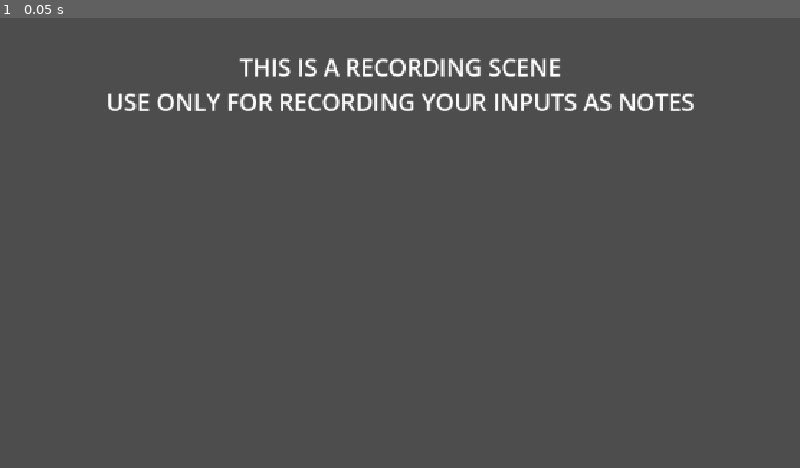
Above: before the commit, frame 1.
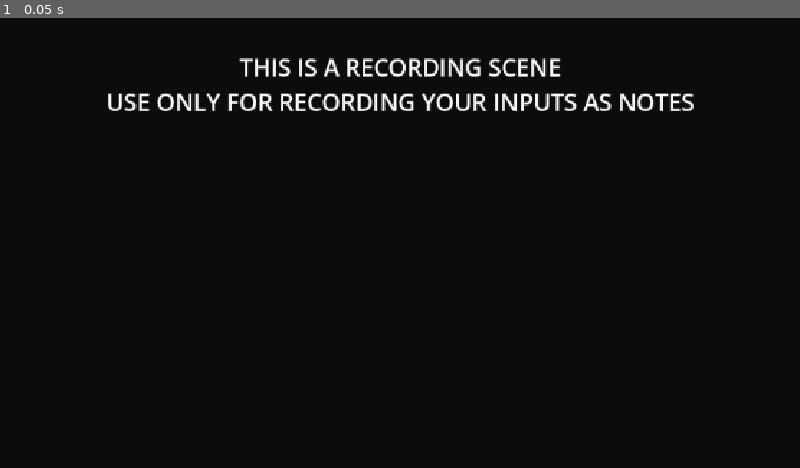
Above: after the commit, the same moment.

Repository: YugoJr/Prototype
Game: Godot game, scene res://scenes/record_scene.tscn
The game is run twice, just before and just after one commit, with the same random seed, the same clock (stepped at 60 frames per second) and the same inputs. This scene is started directly instead of the project's main scene.
Inputs:
- Up to frame 1 (0.05 s): no input

The runs differ from the first frame. In frame 1, 99% of the frame differs, in the area x 0-100%, y 0-100%.

Commit message:
removed video and cropped music for lvl 1

Diff:
--- a/project.godot
+++ b/project.godot
@@ -11,11 +11,10 @@
 [application]
 
 config/name="Prototype game"
-run/main_scene="uid://d1oew52pk3a6r"
+run/main_scene="uid://bv3dwqp0yq6lh"
 config/features=PackedStringArray("4.6", "GL Compatibility")
 boot_splash/show_image=false
 boot_splash/use_filter=false
-config/icon="res://icon.svg"
 
 [autoload]
 
--- a/scenes/record_scene.tscn
+++ b/scenes/record_scene.tscn
@@ -1,9 +1,13 @@
 [gd_scene format=3 uid="uid://bje1xs1ll5el8"]
 
 [ext_resource type="PackedScene" uid="uid://bv3dwqp0yq6lh" path="res://scenes/record_ui.tscn" id="1_oih1x"]
+[ext_resource type="AudioStream" uid="uid://dl1wyo3sht1tv" path="res://assets/music/level1.mp3" id="2_3okdn"]
 
 [node name="recordScene" type="Node2D" unique_id=1520327312]
 
 [node name="CanvasLayer" type="CanvasLayer" parent="." unique_id=874179618]
 
 [node name="recordUI" parent="CanvasLayer" unique_id=1719243649 instance=ExtResource("1_oih1x")]
+
+[node name="music" type="AudioStreamPlayer" parent="." unique_id=740096004]
+stream = ExtResource("2_3okdn")
--- a/scenes/record_ui.tscn
+++ b/scenes/record_ui.tscn
@@ -1,4 +1,6 @@
 [gd_scene format=3 uid="uid://bv3dwqp0yq6lh"]
+
+[ext_resource type="AudioStream" uid="uid://dl1wyo3sht1tv" path="res://assets/music/level1.mp3" id="1_6jy17"]
 
 [node name="recordUI" type="Control" unique_id=1719243649]
 layout_mode = 3
@@ -7,6 +9,15 @@
 anchor_bottom = 1.0
 grow_horizontal = 2
 grow_vertical = 2
+
+[node name="ColorRect" type="ColorRect" parent="." unique_id=552876083]
+layout_mode = 1
+anchors_preset = 15
+anchor_right = 1.0
+anchor_bottom = 1.0
+grow_horizontal = 2
+grow_vertical = 2
+color = Color(0, 0, 0, 0.84313726)
 
 [node name="Label" type="Label" parent="." unique_id=478619496]
 layout_mode = 1
@@ -25,3 +36,7 @@
 text = "THIS IS A RECORDING SCENE
 USE ONLY FOR RECORDING YOUR INPUTS AS NOTES"
 horizontal_alignment = 1
+
+[node name="AudioStreamPlayer" type="AudioStreamPlayer" parent="." unique_id=716602111]
+stream = ExtResource("1_6jy17")
+autoplay = true
Not shown, changed: assets/music/level1.mp3
Not shown, changed: assets/video/level1.ogv
